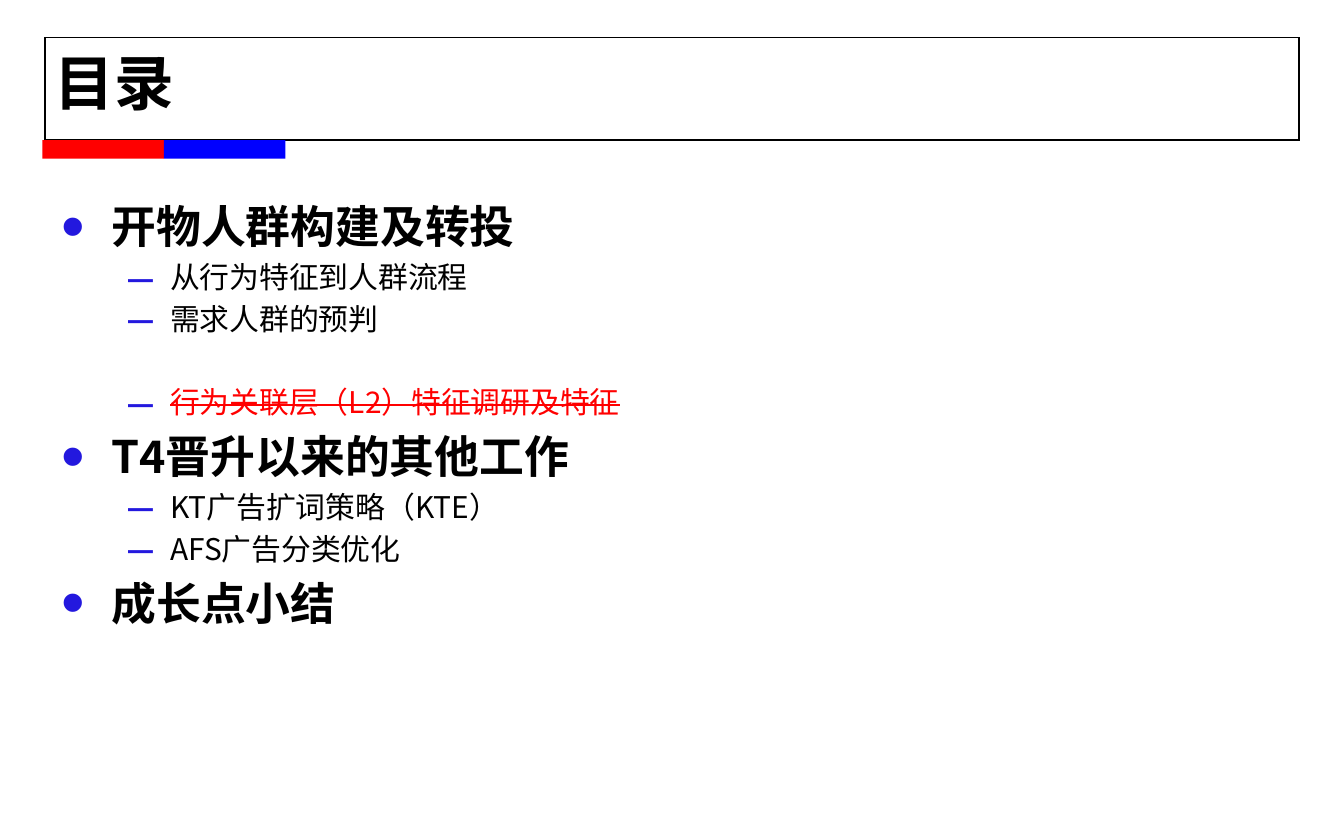
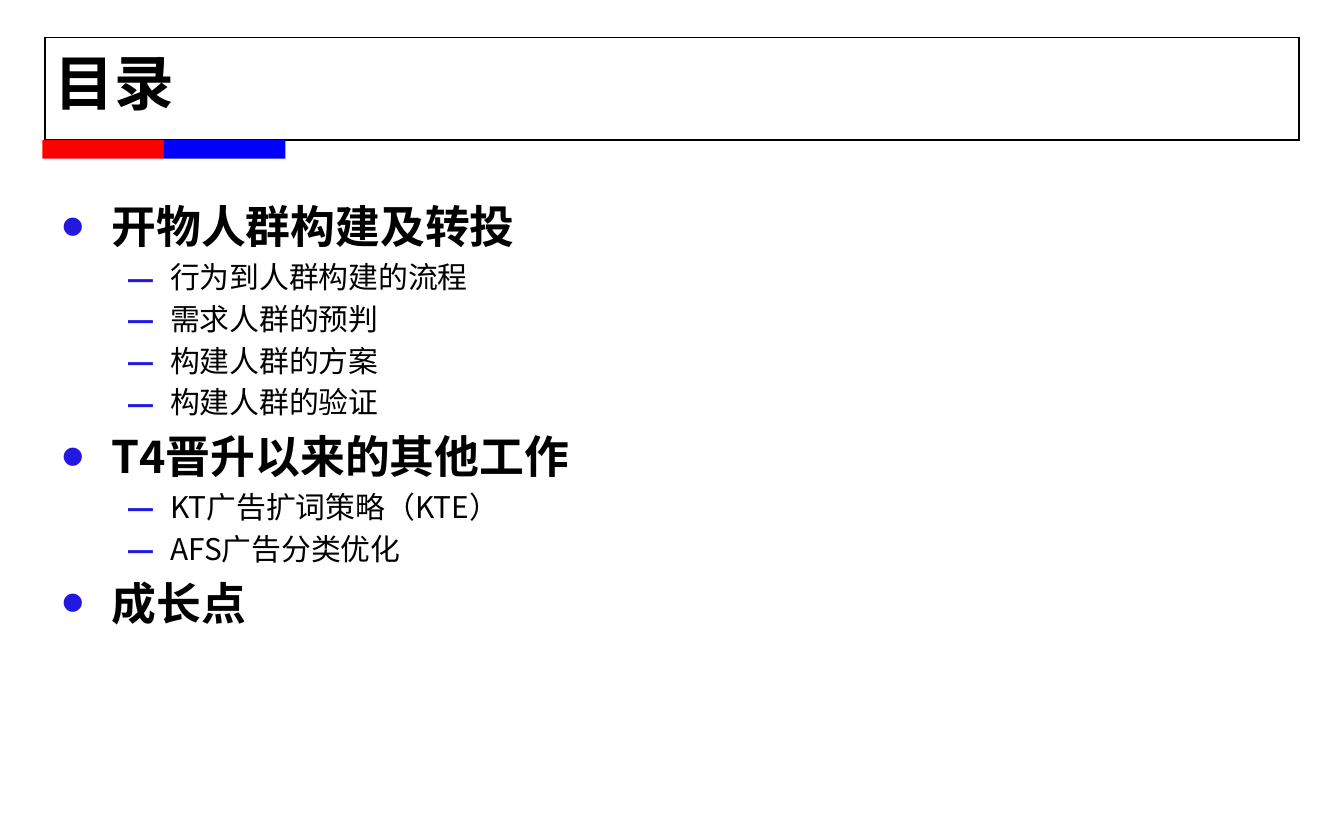
Before and after one commit to alexxyjiang/baidu-tech-report, a slide deck: slide 3 of For T5/蒋学渊_2015年春工作述职.pptx. Drawn at 1344x840 pixels with LibreOffice and Linux fonts; fonts in the diff are those of the drawing; background and template pictures are left out. Boxes give left, top, right and bottom in pixels: in the first picture for what was removed or moved away, otherwise in the second. Text is boxed around its words. In the diff, an @@ line names an element or a change of style, - is before the commit and + after.

```diff
--- a/For T5/蒋学渊_2015年春工作述职.pptx
+++ b/For T5/蒋学渊_2015年春工作述职.pptx
@@ text at [170, 263, 468, 291]: text changed @@
-  – 从行为特征到人群流程
+  – 行为到人群构建的流程
@@ text at [170, 347, 378, 416]: text changed; text colour #FF0000 to #000000 @@
-  – 行为关联层（L2）特征调研及特征
+  – 构建人群的方案
+  – 构建人群的验证
@@ text at [111, 581, 245, 625]: text changed @@
-  • 成长点小结
+  • 成长点
```
Also in this commit, not shown: 8 other slides changed, 2 slides added, 4 slides removed, 11 other files.
